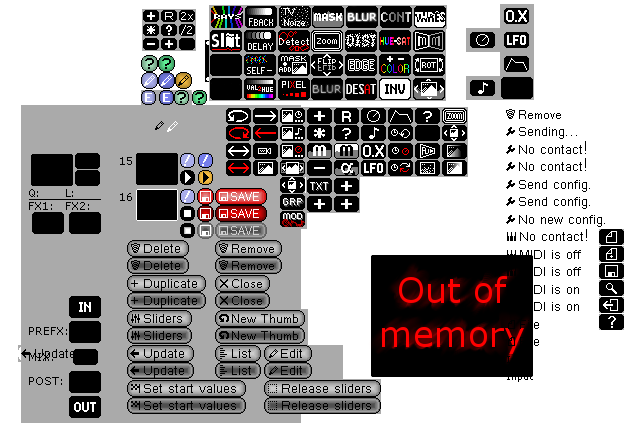
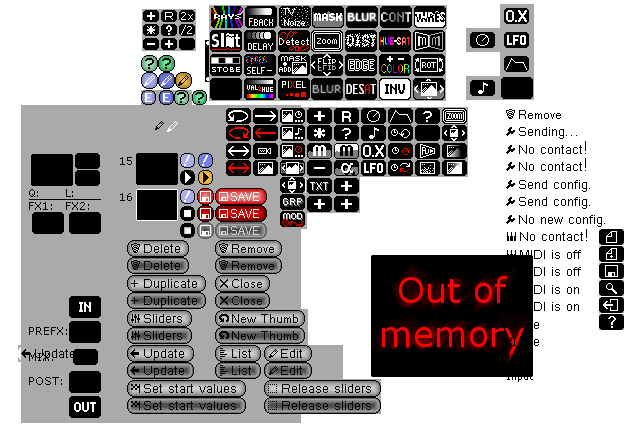
Layers edited between the first and the second 626×444 image:
painted on "New Layer#4" over <box>211,57,240,72</box>
